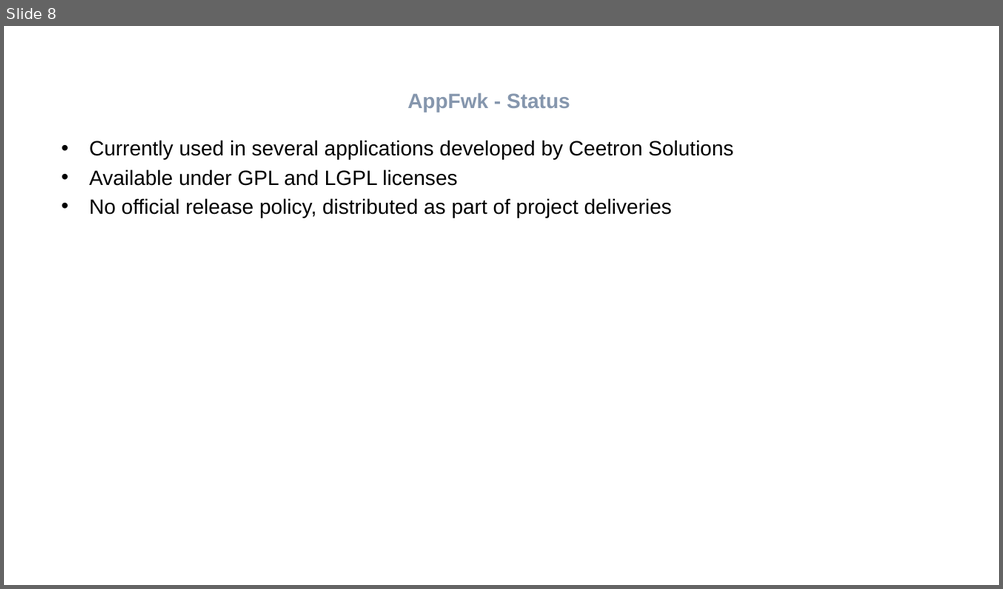
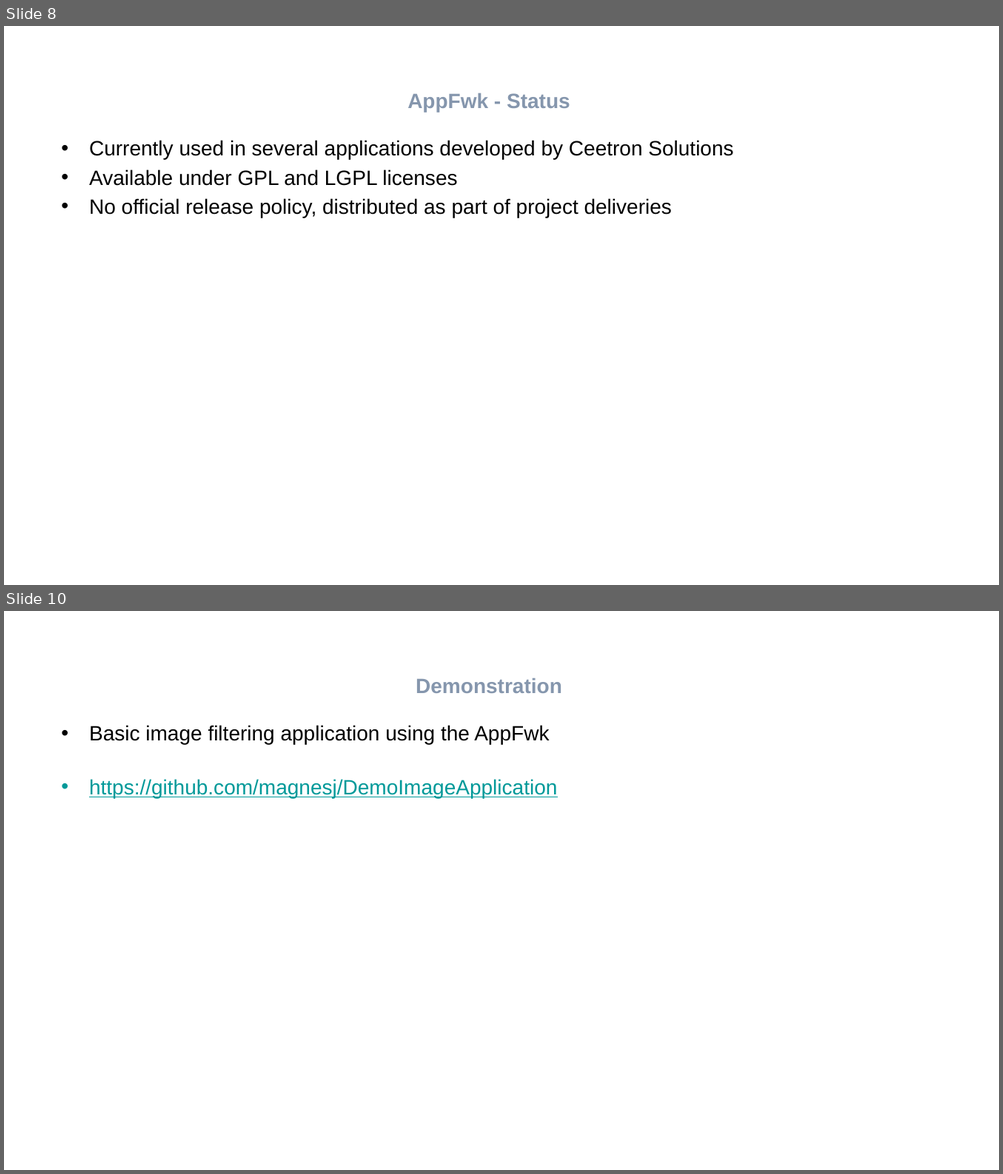
Before and after one commit to magnesj/DemoImageApplication, a slide deck: Presentation/Efficient application development using Qt.pptx. Shown one above the other, each under a label of ours: slide 8 before the commit, slides 8 and 10 after it; the slides between them are not shown. The pictures are 1003x589 and 1003x1174 pixels, drawn with LibreOffice and Linux fonts; fonts in the diff are those of the drawing; background and template pictures are left out. Boxes give left, top, right and bottom in pixels: in the first picture for what was removed or moved away, otherwise in the second. Text is boxed around its words. In the diff, an @@ line names an element or a change of style, - is before the commit and + after.

```diff
--- a/Presentation/Efficient application development using Qt.pptx
+++ b/Presentation/Efficient application development using Qt.pptx
@@ slide 10 added at [4, 611, 999, 1170], background #FFFFFF @@
@@ title added at [415, 678, 562, 693], 20 pt, text #8596AD, bold @@
+Demonstration
@@ text added at [89, 725, 557, 798], 20 pt, text #009999, underline @@
+• Basic image filtering application using the AppFwk
+• https://github.com/magnesj/DemoImageApplication
```
Also in this commit, not shown: 4 slides changed.
